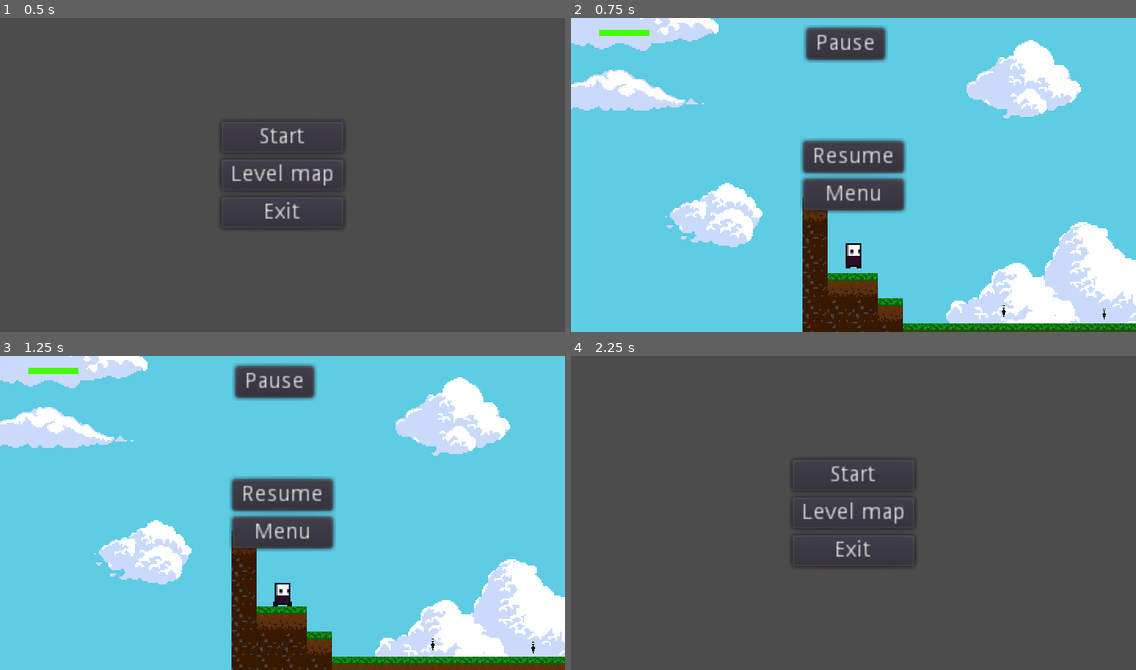
Above: before the commit, frames 1-4 (two rows, left to right).
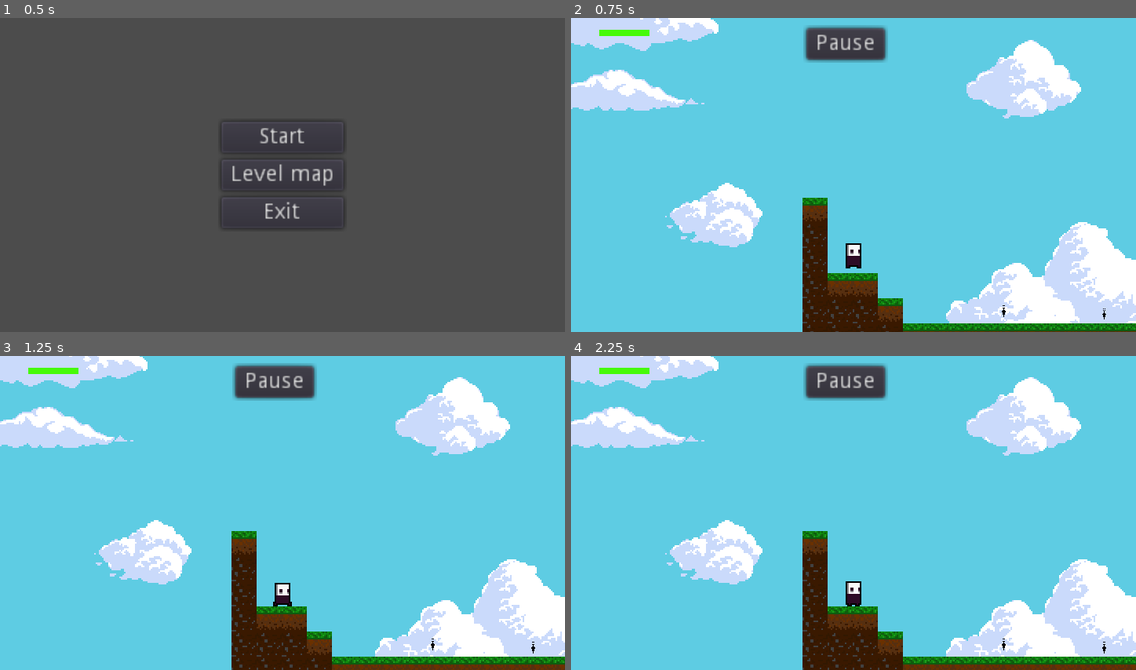
Above: after the commit, the same moments.

Repository: Lordgard78230/Platformer
Game: Godot game, scene res://scenes/UI/MainScreen.tscn
Same seed, same stepped clock (60 frames per second), same inputs: the game is played once before the commit and once after it.
Inputs (mouse positions are in pixels of both pictures, inside the frame that each line leads up to):
- Up to frame 1 (0.5 s): no input
- Up to frame 2 (0.75 s): click "Start" at 0.5 s
- Up to frame 3 (1.25 s): no input
- Up to frame 4 (2.25 s): click (853, 494) at 1.25 s, where only the run before the commit has a clickable "Resume"; click (853, 531) at 2 s, where only the run before the commit has a clickable "Menu"

Frame 1 is identical in both runs. In frame 2, 4.4% of the frame differs, in the area x 40-60%, y 38-63%; in frame 3, 4.4%; in frame 4, 99%, in the area x 0-100%, y 0-100%.

Commit message:
TreeOneUpdate

Diff:
--- a/Plaformer/scenes/characters/Player.gd
+++ b/Plaformer/scenes/characters/Player.gd
@@ -8,8 +8,8 @@
 onready var hero_sword_timer = $Timer/HeroSwordTimer
 
 var can_shoot := true
-var player_health : int = 100
-var dagger_number := 0
+var player_health : float = 100
+var dagger_number : float = 0
 var weapon_choice : int
 
 
@@ -265,7 +265,6 @@
 func die():
 	queue_free()
 	get_tree().change_scene("res://scenes/UI/Windows/GameOver.tscn")
-
 
 func weapon_equiped():
 	if Input.is_action_just_pressed("one"):
@@ -288,7 +287,6 @@
 		weapon_choice = 9
 
 func hero_sword_attack():#sword attack
-	var frame : int
 	if Input.is_action_just_pressed("left mouse button"):
 		if $Sprite.flip_h == false:
 			$HeroSword/AnimatedSprite.play()
--- a/Plaformer/scenes/characters/Player.tscn
+++ b/Plaformer/scenes/characters/Player.tscn
@@ -48,6 +48,7 @@
 }
 
 [node name="PauseMenu" parent="UI" instance=ExtResource( 10 )]
+visible = false
 anchor_right = 0.0
 anchor_bottom = 0.0
 margin_left = 5.0
--- a/Plaformer/scenes/characters/ennemys/Enemy.gd
+++ b/Plaformer/scenes/characters/ennemys/Enemy.gd
@@ -27,7 +27,7 @@
 
 
 
-func _on_Detection_body_entered(body: Node) -> void:
+func _on_Detection_body_entered(_body: Node) -> void:
 	should_shoot = true
 
 
--- a/Plaformer/scenes/levels/Level1.tscn
+++ b/Plaformer/scenes/levels/Level1.tscn
@@ -10,7 +10,7 @@
 [node name="Level1" type="Node2D"]
 
 [node name="TileMap" parent="." instance=ExtResource( 1 )]
-tile_data = PoolIntArray( 60, 4, 0, 65596, 4, 0, 131132, 4, 0, 196668, 4, 0, 262190, 1, 0, 262191, 1, 0, 262192, 1, 0, 262193, 1, 0, 262194, 1, 0, 262195, 1, 0, 262196, 1, 0, 262197, 1, 0, 262198, 1, 0, 262199, 1, 0, 262200, 1, 0, 262201, 1, 0, 262202, 1, 0, 262203, 1, 0, 262204, 4, 0, 327719, 1, 0, 327720, 1, 0, 327721, …(4053 unchanged characters)…
+tile_data = PoolIntArray( -131023, 5, 0, 60, 4, 0, 65596, 4, 0, 131132, 4, 0, 196668, 4, 0, 262190, 1, 0, 262191, 1, 0, 262192, 1, 0, 262193, 1, 0, 262194, 1, 0, 262195, 1, 0, 262196, 1, 0, 262197, 1, 0, 262198, 1, 0, 262199, 1, 0, 262200, 1, 0, 262201, 1, 0, 262202, 1, 0, 262203, 1, 0, 262204, 4, 0, 327695, 5, 0, 327719, 1, 0, 327720, 1, 0, 327721, …(4053 unchanged characters)…
 
 [node name="Player" parent="." instance=ExtResource( 3 )]
 position = Vector2( 32.3439, 131.581 )
--- a/Plaformer/scenes/levels/Level2.tscn
+++ b/Plaformer/scenes/levels/Level2.tscn
@@ -9,7 +9,7 @@
 [node name="Level2" type="Node2D"]
 
 [node name="TileMap" parent="." instance=ExtResource( 1 )]
-tile_data = PoolIntArray( 65588, 1, 0, 65589, 1, 0, 131113, 1, 0, 131114, 1, 0, 131115, 1, 0, 131116, 1, 0, 131124, 4, 0, 131125, 4, 0, 196646, 1, 0, 196647, 1, 0, 196649, 3, 0, 196650, 3, 0, 196651, 3, 0, 196652, 4, 0, 196660, 4, 0, 196661, 4, 0, 262182, 3, 0, 262183, 3, 0, 262185, 3, 0, 262186, 3, 0, 262187, 3, 0, 262188, 4, 0, 262189, 1, 0, 262190, 1, 0, 262191, 1, 0, 262196, 4, 0, 262197, 4, 0, 327707, 1, 0, 327708, 1, 0, 327716, …(2877 unchanged characters)…
+tile_data = PoolIntArray( -131029, 5, 0, 65588, 1, 0, 65589, 1, 0, 131113, 1, 0, 131114, 1, 0, 131115, 1, 0, 131116, 1, 0, 131124, 4, 0, 131125, 4, 0, 196646, 1, 0, 196647, 1, 0, 196649, 3, 0, 196650, 3, 0, 196651, 3, 0, 196652, 4, 0, 196660, 4, 0, 196661, 4, 0, 262182, 3, 0, 262183, 3, 0, 262185, 3, 0, 262186, 3, 0, 262187, 3, 0, 262188, 4, 0, 262189, 1, 0, 262190, 1, 0, 262191, 1, 0, 262196, 4, 0, 262197, 4, 0, 327686, 5, 0, 327696, 5, 0, 327707, 1, 0, 327708, 1, 0, 327716, …(2877 unchanged characters)…
 
 [node name="Ennemies" type="Node" parent="."]
 
--- a/Plaformer/scenes/world/TileMap/TileMap.tscn
+++ b/Plaformer/scenes/world/TileMap/TileMap.tscn
@@ -1,20 +1,21 @@
-[gd_scene load_steps=9 format=2]
+[gd_scene load_steps=10 format=2]
 
 [ext_resource path="res://art/world/tiles/blueTilePyramide.png" type="Texture" id=1]
 [ext_resource path="res://art/world/tiles/DirtCenter.png" type="Texture" id=2]
 [ext_resource path="res://art/world/tiles/DirtGrassOnTop.png" type="Texture" id=3]
 [ext_resource path="res://art/world/tiles/DirtCenterCollison.png" type="Texture" id=4]
+[ext_resource path="res://art/world/Trees/TreeOne.png" type="Texture" id=5]
 
 [sub_resource type="ConvexPolygonShape2D" id=1]
 points = PoolVector2Array( 0, 0, 16, 0, 16, 16, 0, 16 )
 
-[sub_resource type="ConvexPolygonShape2D" id=5]
+[sub_resource type="ConvexPolygonShape2D" id=2]
 points = PoolVector2Array( 0, 0, 16, 0, 16, 4, 0, 4 )
 
-[sub_resource type="ConvexPolygonShape2D" id=4]
+[sub_resource type="ConvexPolygonShape2D" id=3]
 points = PoolVector2Array( 0, 0, 16, 0, 16, 16, 0, 16 )
 
-[sub_resource type="TileSet" id=2]
+[sub_resource type="TileSet" id=4]
 0/name = "blueTilePyramide.png 0"
 0/texture = ExtResource( 1 )
 0/tex_offset = Vector2( 0, 0 )
@@ -81,20 +82,34 @@
 4/navigation_offset = Vector2( 0, 0 )
 4/shape_offset = Vector2( 0, 0 )
 4/shape_transform = Transform2D( 1, 0, 0, 1, 0, 0 )
-4/shape = SubResource( 4 )
+4/shape = SubResource( 3 )
 4/shape_one_way = false
 4/shape_one_way_margin = 1.0
 4/shapes = [ {
 "autotile_coord": Vector2( 0, 0 ),
 "one_way": false,
 "one_way_margin": 1.0,
-"shape": SubResource( 4 ),
+"shape": SubResource( 3 ),
 "shape_transform": Transform2D( 1, 0, 0, 1, 0, 0 )
 } ]
 4/z_index = 0
+5/name = "TreeOne.png 5"
+5/texture = ExtResource( 5 )
+5/tex_offset = Vector2( 0, 0 )
+5/modulate = Color( 1, 1, 1, 1 )
+5/region = Rect2( 0, 32, 96, 96 )
+5/tile_mode = 0
+5/occluder_offset = Vector2( 0, 0 )
+5/navigation_offset = Vector2( 0, 0 )
+5/shape_offset = Vector2( 0, 0 )
+5/shape_transform = Transform2D( 1, 0, 0, 1, 0, 0 )
+5/shape_one_way = false
+5/shape_one_way_margin = 0.0
+5/shapes = [  ]
+5/z_index = 0
 
 [node name="TileMap" type="TileMap"]
-tile_set = SubResource( 2 )
+tile_set = SubResource( 4 )
 cell_size = Vector2( 16, 16 )
 collision_layer = 8
 collision_mask = 0
Binary file added: Plaformer/art/world/Trees/TreeOne.png
Not shown, added: Plaformer/art/world/Trees/TreeOne.png.import
Not shown: 1 places in Plaformer/scenes/world/TileMap/TileMap.tscn that only renumber resources
